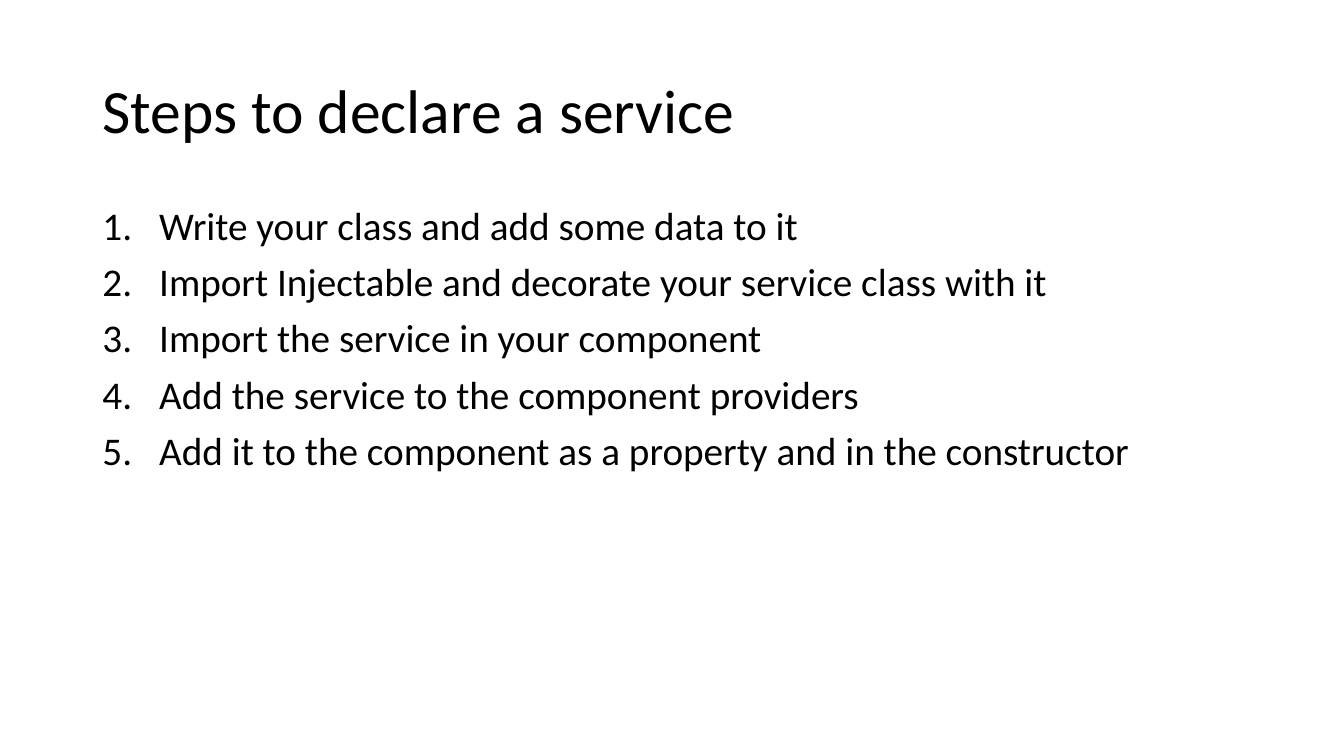
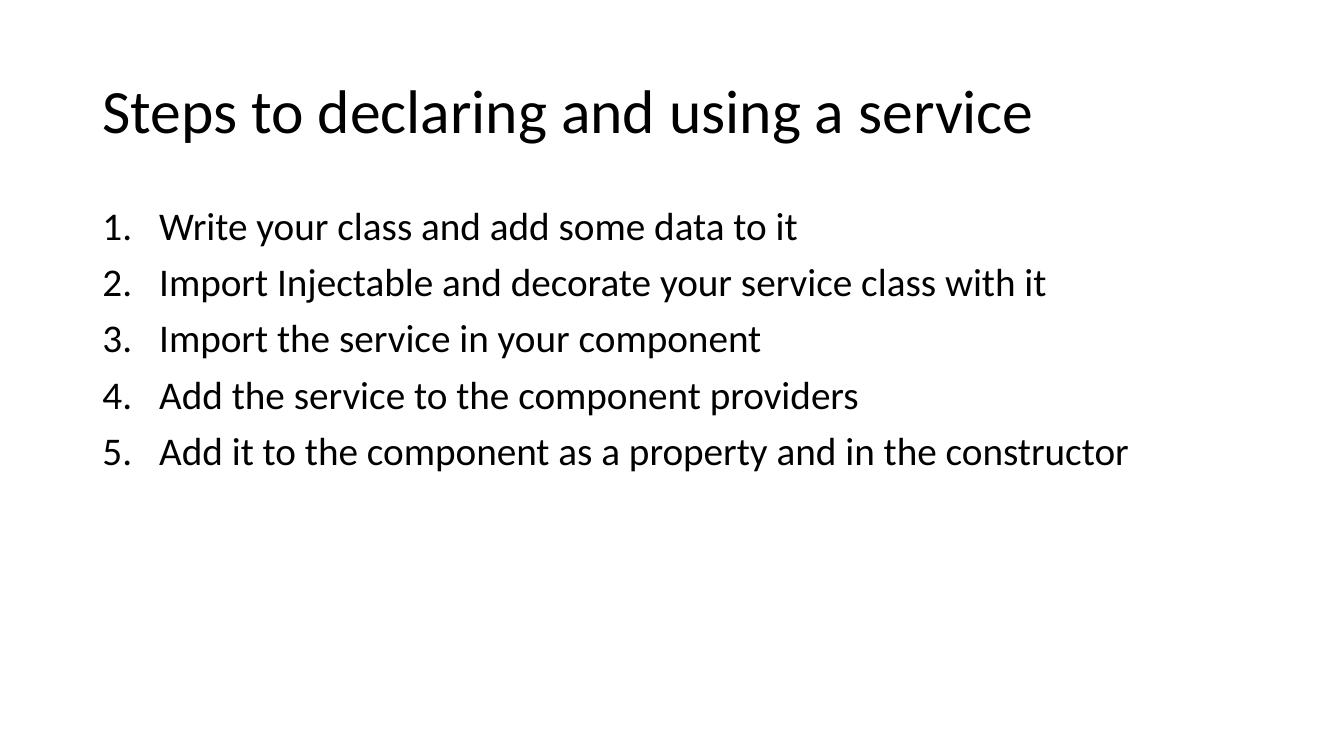
Before and after one commit to schneidenbach/Angular2-AspNetCore-TypeScript-Workshop, a slide deck: slide 6 of slides/6 - Services.pptx. Drawn at 1344x756 pixels with LibreOffice and Linux fonts; fonts in the diff are those of the drawing. Boxes give left, top, right and bottom in pixels: in the first picture for what was removed or moved away, otherwise in the second. Text is boxed around its words. In the diff, an @@ line names an element or a change of style, - is before the commit and + after.

Commit message:
finish services and hints

```diff
--- a/slides/6 - Services.pptx
+++ b/slides/6 - Services.pptx
@@ title at [102, 90, 1033, 144]: text changed @@
-Steps to declare a service
+Steps to declaring and using a service
```
Also in this commit, not shown: 3 other files.
